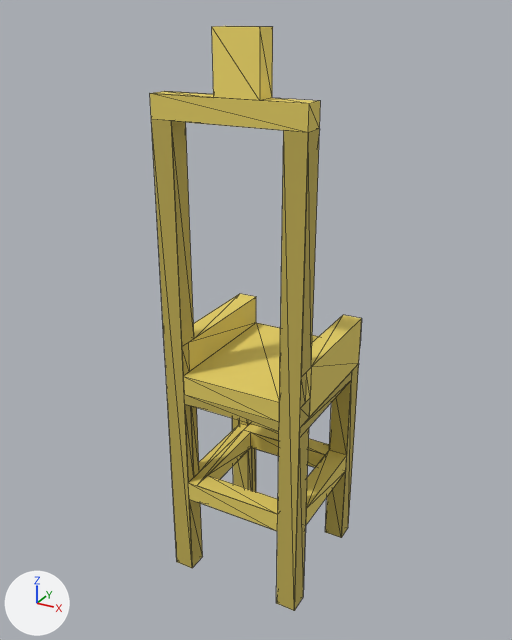
The glTF model assets/interiores/trono_01.glb: old version first, new version second.
Rendered twice from a camera (50 mm lens) standing at (2.57, -4.42, 3.87) and looking at (0.29, -0.27, 1.8). Lighting does not change. The marker at lower left points along +X, +Y and +Z. The first picture is the older version. Mesh edges are drawn as thin lines. Vertices at exactly the same position are counted once.

Names of what the first picture shows: 'trono'.
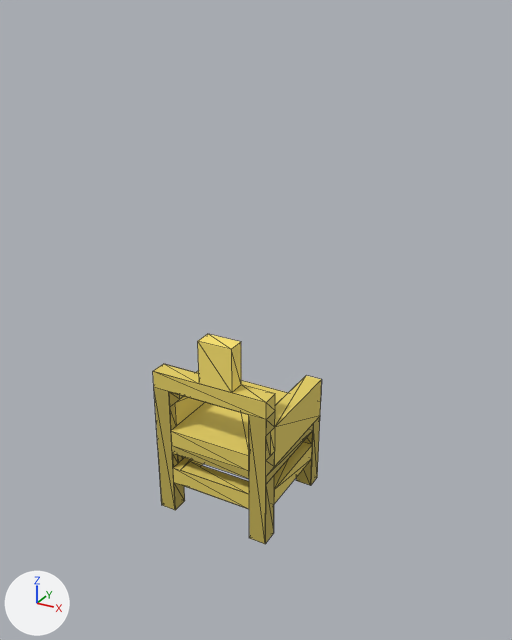
Changed parts and their boxes (x1, y1, x2, y2) in the pictures (512 x 640 px; the box of a moved part takes in the faces that stretch with it):
'trono', reshaped (20% narrower, 64% shorter)
    before: (150, 26, 362, 611)
    after: (153, 334, 322, 544)
part 1 of me_trono, moved or reshaped
    before: (150, 26, 321, 377)
    after: (153, 334, 275, 436)
part 2 of me_trono, moved or reshaped
    before: (182, 294, 362, 438)
    after: (170, 370, 322, 483)
part 3 of me_trono, moved or reshaped
    before: (185, 381, 351, 531)
    after: (172, 431, 313, 509)
part 4 of me_trono, moved or reshaped
    before: (151, 119, 359, 611)
    after: (154, 387, 320, 544)

What changed in the scene script:
```text
Change me_trono:
    used by ob_trono; location = (0.0, 0.0, 0.0)
    remove me_trono.from_pydata(...)  # 149 vertices, 212 faces; spans x 0.0..1.0, y -1.0..0.0, z 0.0..3.79
    add me_trono.from_pydata(...)  # 149 vertices, 212 faces; spans x -0.5..0.5, y -0.5..0.5, z 0.0..1.64
    me_trono part 1: all 20 vertices in x 0.0..1.0, y -1.0..-0.86, z 3.29..3.79 are moved by (-0.5, 0.5, -2.14)
    me_trono part 2: all 73 vertices in x 0.0..1.0, y -1.0..0.0, z 1.43..1.86 are moved by (-0.5, 0.5, -0.86)
    me_trono part 3: all 38 vertices in x 0.0..1.0, y -1.0..-0.07, z 0.64..0.79 are moved by (-0.5, 0.5, -0.36)
    me_trono part 4: all 18 vertices in x 0.0..1.0, y -1.0..0.0, z 0.0 are moved by (-0.5, 0.5, 0.0)
```
